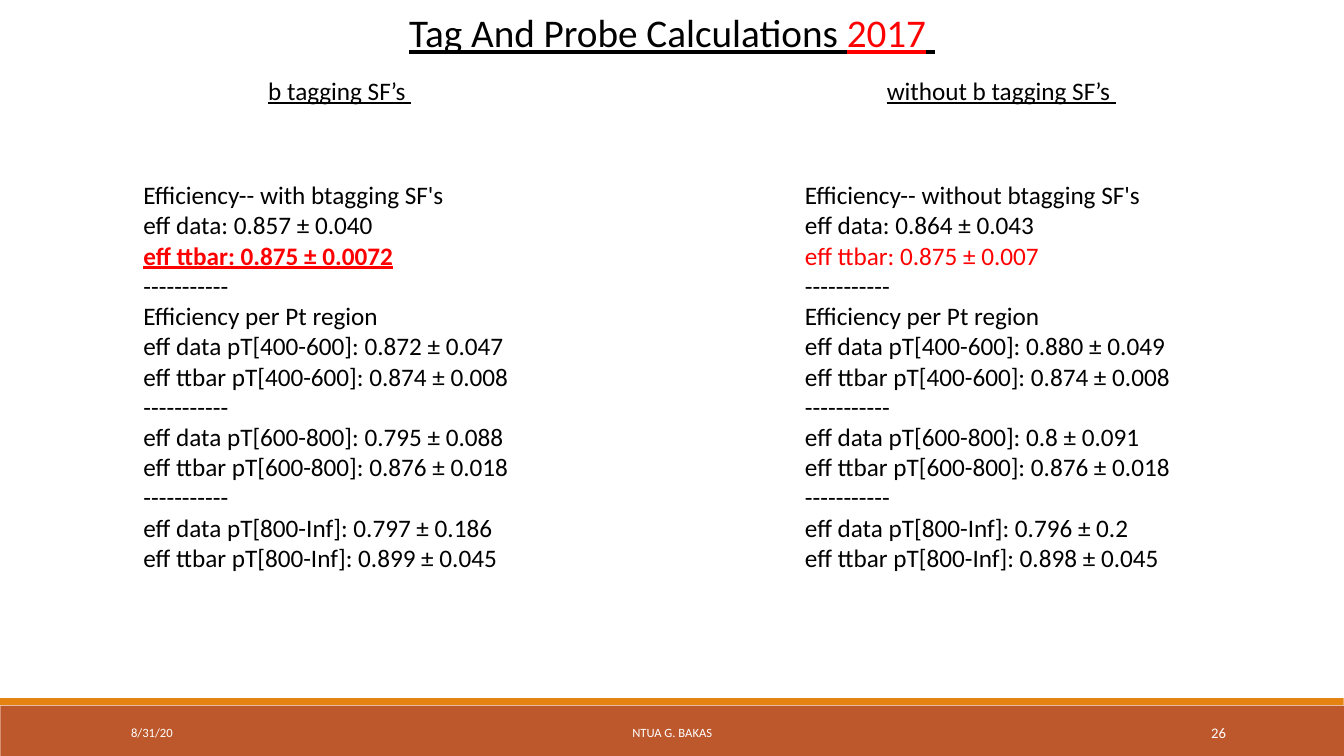
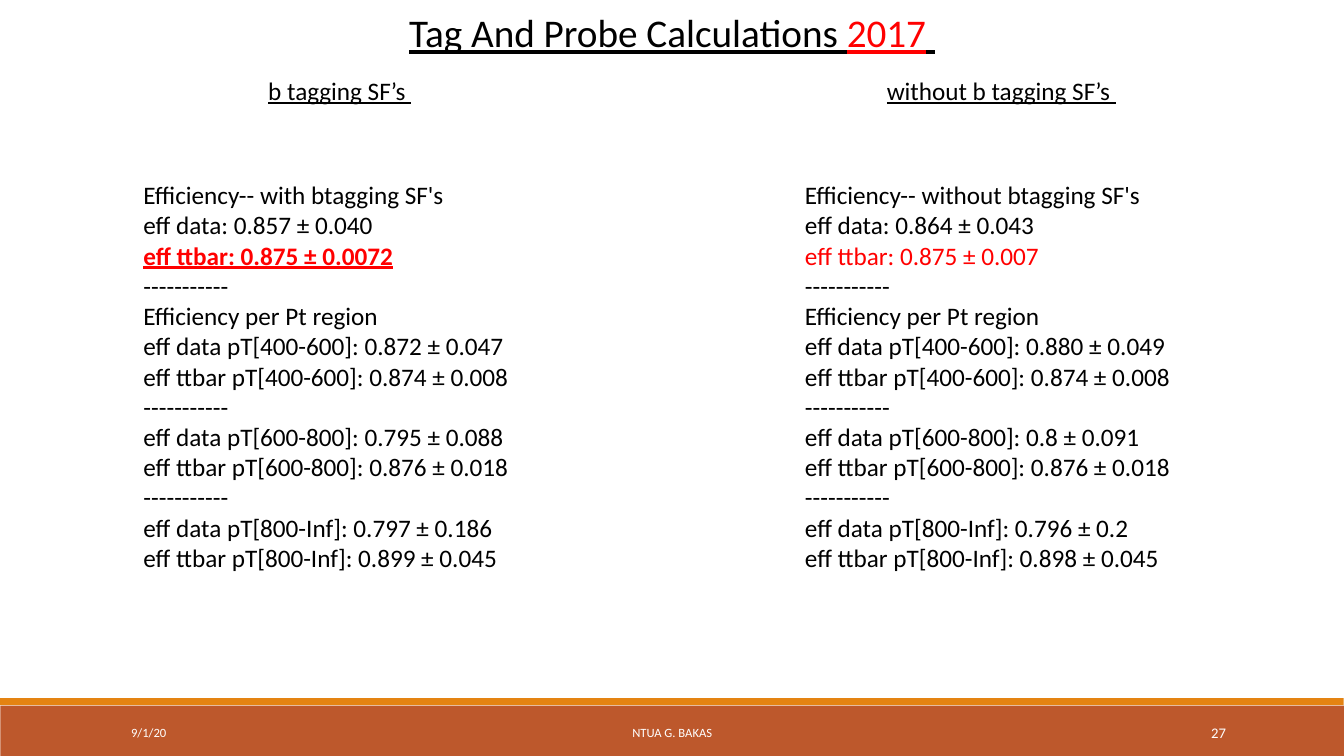
Before and after one commit to georgebakas/HEP-NTUA, a slide deck: slide 27 of Documents for Progress/AnalysisStatus_31August2020.pptx (slide 26 before the commit). Drawn at 1344x756 pixels with LibreOffice and Linux fonts; fonts in the diff are those of the drawing; background and template pictures are left out. Boxes give left, top, right and bottom in pixels: in the first picture for what was removed or moved away, otherwise in the second. Text is boxed around its words. In the diff, an @@ line names an element or a change of style, - is before the commit and + after.

```diff
--- a/Documents for Progress/AnalysisStatus_31August2020.pptx
+++ b/Documents for Progress/AnalysisStatus_31August2020.pptx
@@ text at <box>131,728,166,738</box>: text changed @@
-8/31/20
+9/1/20
@@ page number at <box>1211,728,1226,738</box>: text changed @@
-26
+27
```
Also in this commit, not shown: 35 other slides changed, 1 slide added, 14 other files.
